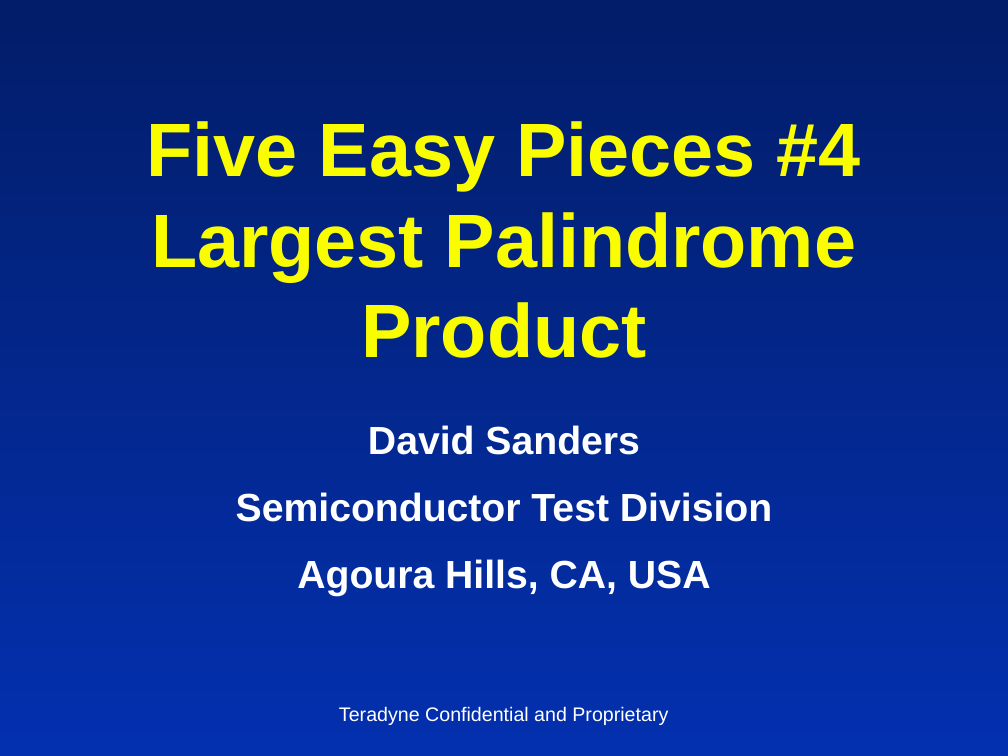
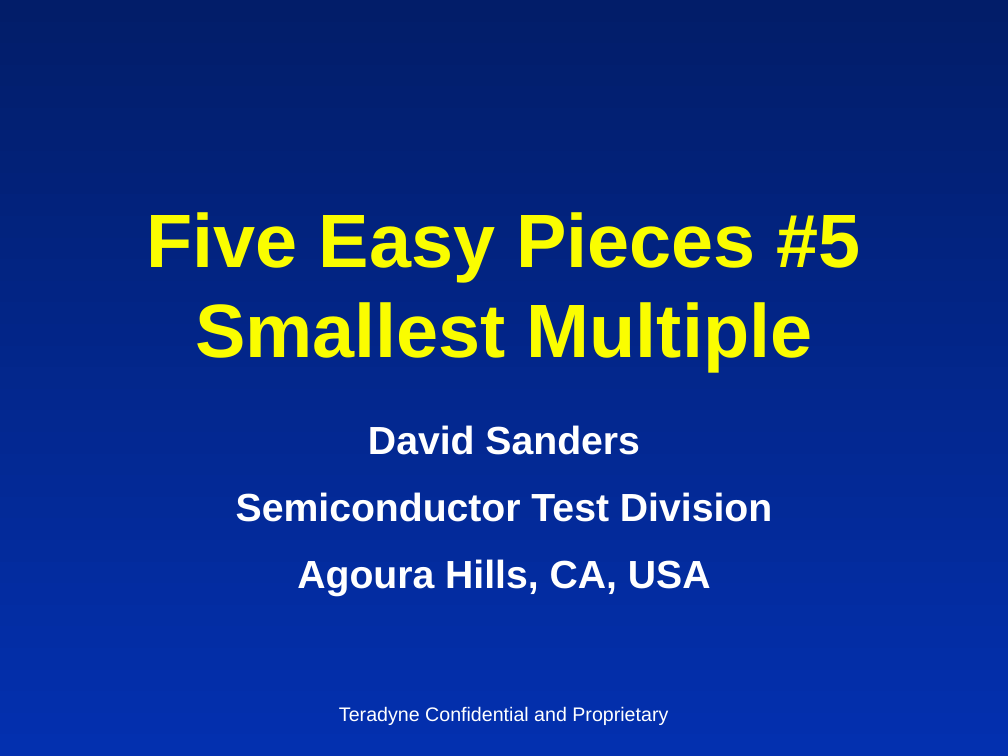
Before and after one commit to insideoutclub/Euler, a slide deck: slide 1 of FiveEasyPieces5.pptx. Drawn at 1008x756 pixels with LibreOffice and Linux fonts; fonts in the diff are those of the drawing. Boxes give left, top, right and bottom in pixels: in the first picture for what was removed or moved away, otherwise in the second. Text is boxed around its words. In the diff, an @@ line names an element or a change of style, - is before the commit and + after.

```diff
--- a/FiveEasyPieces5.pptx
+++ b/FiveEasyPieces5.pptx
@@ title at [147,212,861,371]: text changed @@
-Five Easy Pieces #4
-Largest Palindrome Product
+Five Easy Pieces #5
+Smallest Multiple
```
Also in this commit, not shown: 6 other slides changed, 1 slide added, 6 slides removed, 4 other files.
